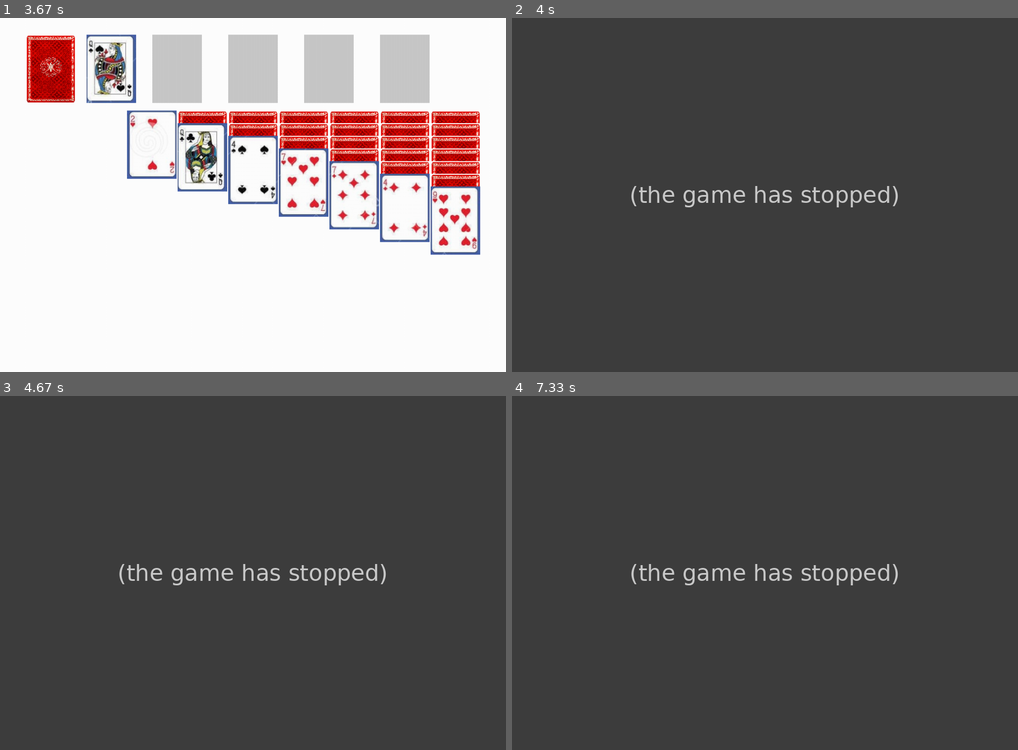
Above: before the commit, frames 1-4 (two rows, left to right).
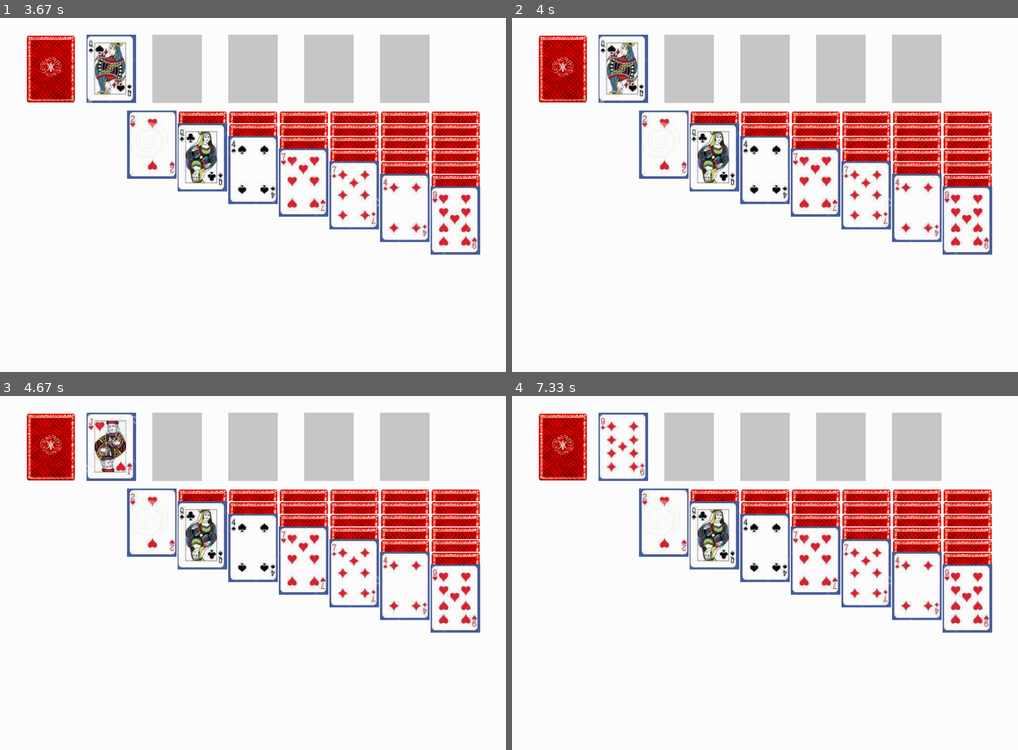
Above: after the commit, the same moments.

Repository: jepthan/Solitaire_Game_PyGame
Game: pygame game, started from Main.py
Two runs of this game, one before a commit and one after it. Both use one fixed random seed, a clock stepped at 60 frames per second and the inputs below.
Inputs (mouse positions are in pixels of both pictures, inside the frame that each line leads up to):
- Up to frame 1 (3.67 s): press the mouse at (404, 205) at 0.37 s; move the mouse to (318, 152) at 0.47 s; release the mouse at (232, 99) at 0.6 s; click (202, 156) at 0.72 s; click (253, 170) at 1.05 s; click (146, 138) at 1.38 s; press the mouse at (303, 180) at 1.7 s; move the mouse to (227, 134) at 1.8 s; release the mouse at (156, 88) at 1.93 s; press the mouse at (303, 180) at 2.03 s; move the mouse to (303, 134) at 2.13 s; release the mouse at (308, 92) at 2.27 s; click (50, 67) at 2.38 s; press the mouse at (202, 145) at 3.2 s; move the mouse to (227, 134) at 3.3 s; release the mouse at (258, 127) at 3.43 s; press the mouse at (50, 67) at 3.53 s; move the mouse to (172, 74) at 3.63 s
- Up to frame 2 (4 s): release the mouse at (810, 78) at 3.77 s; click (916, 67) at 3.88 s
- Up to frame 3 (4.67 s): press the mouse at (50, 445) at 4.2 s; move the mouse to (121, 484) at 4.3 s; release the mouse at (197, 523) at 4.43 s; press the mouse at (50, 445) at 4.53 s; move the mouse to (197, 459) at 4.63 s
- Up to frame 4 (7.33 s): release the mouse at (856, 473) at 4.77 s; press the mouse at (562, 445) at 4.87 s; move the mouse to (567, 452) at 4.97 s; release the mouse at (577, 456) at 5.1 s; press the mouse at (562, 445) at 5.2 s; move the mouse to (572, 523) at 5.3 s; release the mouse at (582, 597) at 5.43 s; press the mouse at (562, 445) at 5.53 s; move the mouse to (598, 562) at 5.63 s; release the mouse at (638, 682) at 5.77 s; press the mouse at (562, 445) at 5.87 s; move the mouse to (628, 459) at 5.97 s; release the mouse at (694, 473) at 6.1 s; press the mouse at (562, 445) at 6.2 s; move the mouse to (689, 509) at 6.3 s; release the mouse at (810, 569) at 6.43 s; press the mouse at (562, 445) at 6.53 s; move the mouse to (754, 456) at 6.63 s; release the mouse at (952, 470) at 6.77 s; press the mouse at (562, 445) at 6.87 s; move the mouse to (724, 477) at 6.97 s; release the mouse at (891, 505) at 7.1 s; press the mouse at (562, 445) at 7.2 s; move the mouse to (699, 470) at 7.3 s

Frame 1 is identical in both runs. In frame 2, 100% of the frame differs, in the area x 0-100%, y 0-100%; in frame 3, 100%; in frame 4, 100%.
Error before the commit: IndexError: pop from empty list (JuegoControlador.py line 96); the game stopped at 3.93 s (later frames are placeholders)

Commit message:
Refactor para tener mas orden

Diff:
--- a/JuegoControlador.py
+++ b/JuegoControlador.py
@@ -1,5 +1,6 @@
-from Carta import Carta
-from Mazo import *
+
+from MazoTipo import *
+from MazoEscalera import *
 import pygame
 
 
@@ -23,12 +24,12 @@
     # inicializar mazo de treboles
     MazoTrebol = MazoTipo("♣", 800, 100, 0)
     # self.MazoTrebol.imprimircartas()
-    MazoEscalera = []
+    mazo_escalera = []
 
     for i in range(0, 7):
-        MazoEscalera.append(Mazo(100 * i + 300, 250, 25))
-        MazoPrincipal.repartirmazo(MazoEscalera[i], i + 1)
-        MazoEscalera[i].generate_card_grup_lader()
+        mazo_escalera.append(MazoEscalera(100 * i + 300, 250, 25))
+        MazoPrincipal.repartirmazo(mazo_escalera[i], i + 1)
+        mazo_escalera[i].generate_card_grup_lader()
 
     MazoPrincipal.generate_card_grup()
 
@@ -46,7 +47,7 @@
             if event.type == pygame.MOUSEBUTTONDOWN:
                 click = True
                 pos = pygame.mouse.get_pos()
-                for mazo in MazoEscalera:
+                for mazo in mazo_escalera:
                     listaonclick = mazo.getlistclicked(pos)
                     listaindex += 1
                     if listaonclick:
@@ -72,34 +73,39 @@
                 click = False
                 coliccion = False
                 if MazoPicas.colisiona(pos):
-                    carta = listaonclick.pop()
-                    if not MazoPicas.recibircartatipo(carta):
-                        listaonclick.append(carta)
-                    else:
-                        MazoEscalera[listaindex - 1].MostrarTop()
-                    print("Picas")
+                    if listaonclick:
+                        carta = listaonclick.pop()
+                        if not MazoPicas.recibircartatipo(carta):
+                            listaonclick.append(carta)
+                        else:
+                            mazo_escalera[listaindex - 1].MostrarTop()
+
                 elif MazoDiamantes.colisiona(pos):
-                    carta = listaonclick.pop()
-                    if not MazoDiamantes.recibircartatipo(carta):
-                        listaonclick.append(carta)
-                    else:
-                        MazoEscalera[listaindex - 1].MostrarTop()
-                    print("Diamantes")
+                    if listaonclick:
+                        carta = listaonclick.pop()
+                        if not MazoDiamantes.recibircartatipo(carta):
+                            listaonclick.append(carta)
+                        else:
+                            mazo_escalera[listaindex - 1].MostrarTop()
+
                 elif MazoCorazones.colisiona(pos):
-                    carta = listaonclick.pop()
-                    if not MazoCorazones.recibircartatipo(carta):
-                        listaonclick.append(carta)
-                    else:
-                        MazoEscalera[listaindex - 1].MostrarTop()
-                    print("Corazonas")
+                    if listaonclick:
+                        carta = listaonclick.pop()
+                        if not MazoCorazones.recibircartatipo(carta):
+                            listaonclick.append(carta)
+                        else:
+                            mazo_escalera[listaindex - 1].MostrarTop()
+
                 elif MazoTrebol.colisiona(pos):
-                    carta = listaonclick.pop()
-                    if not MazoTrebol.recibircartatipo(carta):
-                        listaonclick.append(carta)
-                    else:
-                        MazoEscalera[listaindex - 1].MostrarTop()
-                    print("Trebol")
-                for mazo in MazoEscalera:
+                    if listaonclick:
+                        carta = listaonclick.pop()
+                        if not MazoTrebol.recibircartatipo(carta):
+                            listaonclick.append(carta)
+                        else:
+                            mazo_escalera[listaindex - 1].MostrarTop()
+
+                for mazo in mazo_escalera:
+
                     if mazo.placeholder.rect.collidepoint(pos):
                         listaonclick.reverse()
                         for carta in listaonclick:
@@ -110,13 +116,13 @@
                     listaonclick.reverse()
                     for carta in listaonclick:
                         if listaEscalera:
-                            MazoEscalera[listaindex - 1].recibircarta(carta)
-                            MazoEscalera[listaindex - 1].updateposCartas()
+                            mazo_escalera[listaindex - 1].recibircarta(carta)
+                            mazo_escalera[listaindex - 1].updateposCartas()
                         else:
                             MazoSegundario.recibircarta(carta)
                 else:
-                    MazoEscalera[listaindex - 1].chagevis()
-                for mazo in MazoEscalera:
+                    mazo_escalera[listaindex - 1].chagevis()
+                for mazo in mazo_escalera:
                     mazo.updateposCartas()
                 listaindex = 0
 
@@ -138,8 +144,8 @@
         MazoPrincipal.generate_card_grup()
         MazoPrincipal.grup.draw(screen)
         for i in range(0, 7):
-            MazoEscalera[i].generate_card_grup_lader()
-            MazoEscalera[i].grup.draw(screen)
+            mazo_escalera[i].generate_card_grup_lader()
+            mazo_escalera[i].grup.draw(screen)
 
         # Genera el grupo de cartas Trebol y las dibuja en pantalla
         MazoTrebol.generate_card_grup()
--- a/Mazo.py
+++ b/Mazo.py
@@ -31,23 +31,6 @@
             self.grup.add(x)
         return self.grup
 
-    def generate_card_grup_lader(self) -> pygame.sprite.Group:
-        self.grup = pygame.sprite.OrderedUpdates()
-        self.grup.__init__()
-        self.placeholder.__init__()
-        img = pygame.Surface([98, 135])
-        img.fill((200, 200, 200))
-        self.placeholder.image = img
-        self.placeholder.rect = img.get_rect()
-        self.placeholder.rect.center = [self.posx, self.posy]
-        self.grup.add(self.placeholder)
-        i = 0
-        for x in self.cartas:
-            x.rect.center = [self.posx, self.posy + self.offset * i]
-            i += 1
-            self.grup.add(x)
-
-        return self.grup
 
     def updateposCartas(self):
         i = 0
@@ -122,25 +105,6 @@
 
         return []
 
-    def recibirCartaEscalera(self, carta):
-        if self.cartas:
-            cartatop = self.cartas.pop()
-        else:
-            if carta.valor == 13:
-                self.cartas.append(carta)
-                return True
-            return False
-
-        if cartatop.Color == carta.Color:
-            self.cartas.append(cartatop)
-            return False
-        else:
-            if cartatop.valor - 1 == carta.valor:
-                self.cartas.append(cartatop)
-                self.cartas.append(carta)
-                return True
-        self.cartas.append(cartatop)
-        return False
 
     def chagevis(self):
         if self.cartas:
@@ -155,6 +119,7 @@
             carta.oculto = True
             carta.updatevis()
             self.recibircarta(carta)
+
     def MostrarTop(self):
         if self.cartas:
             carta = self.cartas.pop()
@@ -162,38 +127,7 @@
             carta.updatevis()
             self.recibircarta(carta)
 
-
-class MazoTipo(Mazo):
-    def __init__(self, _simbolo: str, posx, posy, offset):
-        super().__init__(posx, posy, offset)
-        self.simbolo = _simbolo
-        self.placeholder.__init__()
-        img = pygame.Surface([98, 135])
-        img.fill((200, 200, 200))
-        self.placeholder.image = img
-        self.placeholder.rect = img.get_rect()
-        self.placeholder.rect.center = [self.posx, self.posy]
-        self.grup.add(self.placeholder)
-
-    def recibircartatipo(self, _carta: Carta):
-        if _carta.simbolo != self.simbolo:
-            return False
-        if self.cartas:
-            temp = self.cartas.pop()
-            if temp.valor + 1 == _carta.valor:
-                self.cartas.append(temp)
-                self.cartas.append(_carta)
-                return True
-            else:
-                self.cartas.append(temp)
-                return False
-        else:
-            if _carta.valor == 1:  # append the A#
-                self.cartas.append(_carta)
-                return True
-            else:
-                return False
-    def colisiona(self,pos):
+    def colisiona(self, pos):
         if self.placeholder.rect.collidepoint(pos):
             return True
         else:
@@ -204,6 +138,6 @@
 # INPROGRESS poder habilitar o des habilitar el renderizado de las imagenes
 # Done Detectar si se esta haciendo click en una imagen en especifico
 # Done Mover la imagen que esta en click stado y todas las imagenes asociadas
-# TODO Poner los diferentes mazos de cartas en determinadas posiciones
+# Done Poner los diferentes mazos de cartas en determinadas posiciones
 # Done sortoff Detectar si una imagen que esta en estado click esta dentro del area de los mazos
-# TODO Mazo que tiene una cola en vez de un stack que tiene las cartas sobrantes
+# Done Mazo que tiene una cola en vez de un stack que tiene las cartas sobrantes
--- /dev/null
+++ b/MazoEscalera.py
@@ -0,0 +1,44 @@
+from Mazo import *
+
+
+class MazoEscalera(Mazo):
+    def __init__(self, posx, posy, offset):
+        super().__init__(posx, posy, offset)
+
+    def generate_card_grup_lader(self) -> pygame.sprite.Group:
+        self.grup = pygame.sprite.OrderedUpdates()
+        self.grup.__init__()
+        self.placeholder.__init__()
+        img = pygame.Surface([98, 135])
+        img.fill((200, 200, 200))
+        self.placeholder.image = img
+        self.placeholder.rect = img.get_rect()
+        self.placeholder.rect.center = [self.posx, self.posy]
+        self.grup.add(self.placeholder)
+        i = 0
+        for x in self.cartas:
+            x.rect.center = [self.posx, self.posy + self.offset * i]
+            i += 1
+            self.grup.add(x)
+
+        return self.grup
+
+    def recibirCartaEscalera(self, carta):
+        if self.cartas:
+            cartatop = self.cartas.pop()
+        else:
+            if carta.valor == 13:
+                self.cartas.append(carta)
+                return True
+            return False
+
+        if cartatop.Color == carta.Color:
+            self.cartas.append(cartatop)
+            return False
+        else:
+            if cartatop.valor - 1 == carta.valor:
+                self.cartas.append(cartatop)
+                self.cartas.append(carta)
+                return True
+        self.cartas.append(cartatop)
+        return False
--- /dev/null
+++ b/MazoTipo.py
@@ -0,0 +1,33 @@
+from Mazo import *
+
+
+class MazoTipo(Mazo):
+    def __init__(self, _simbolo: str, posx, posy, offset):
+        super().__init__(posx, posy, offset)
+        self.simbolo = _simbolo
+        self.placeholder.__init__()
+        img = pygame.Surface([98, 135])
+        img.fill((200, 200, 200))
+        self.placeholder.image = img
+        self.placeholder.rect = img.get_rect()
+        self.placeholder.rect.center = [self.posx, self.posy]
+        self.grup.add(self.placeholder)
+
+    def recibircartatipo(self, _carta: Carta):
+        if _carta.simbolo != self.simbolo:
+            return False
+        if self.cartas:
+            temp = self.cartas.pop()
+            if temp.valor + 1 == _carta.valor:
+                self.cartas.append(temp)
+                self.cartas.append(_carta)
+                return True
+            else:
+                self.cartas.append(temp)
+                return False
+        else:
+            if _carta.valor == 1:  # append the A#
+                self.cartas.append(_carta)
+                return True
+            else:
+                return False
